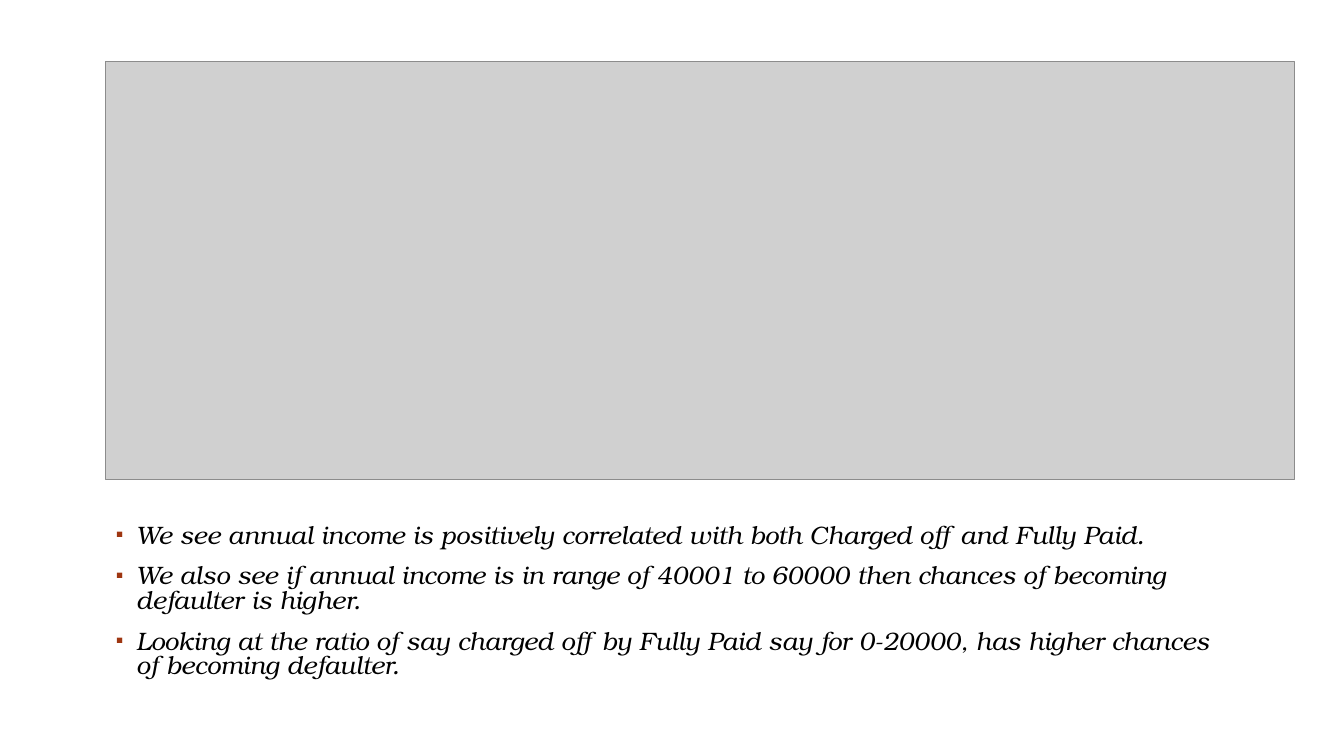
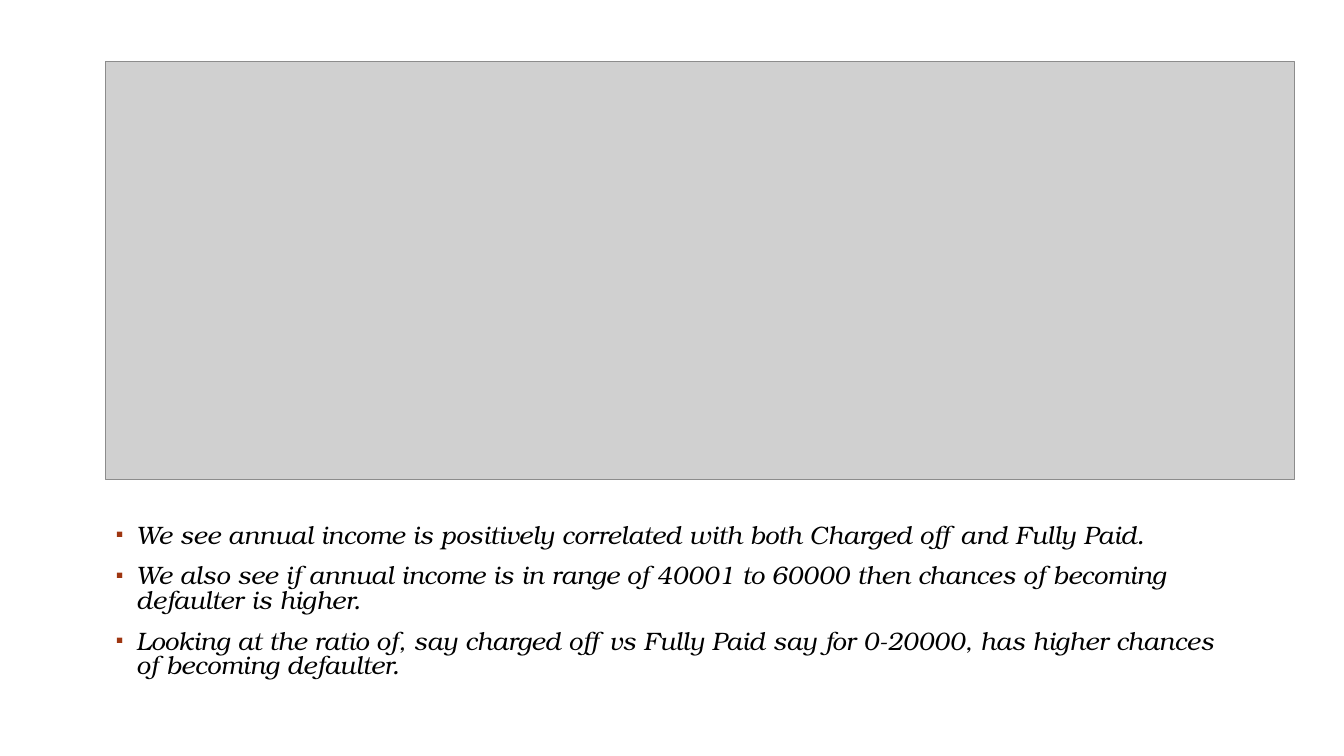
Before and after one commit to rahul2july/lendingclubcasestudy, a slide deck: slide 11 of lendingclubcasestudy.pptx. Drawn at 1344x756 pixels with LibreOffice and Linux fonts; fonts in the diff are those of the drawing; grey boxes stand for pictures; background and template pictures are left out. Boxes give left, top, right and bottom in pixels: in the first picture for what was removed or moved away, otherwise in the second. Text is boxed around its words. In the diff, an @@ line names an element or a change of style, - is before the commit and + after.

```diff
--- a/lendingclubcasestudy.pptx
+++ b/lendingclubcasestudy.pptx
@@ text at (136, 631, 1214, 680): text changed @@
-▪ Looking at the ratio of say charged off by Fully Paid say for 0-20000, has higher chances of becoming defaulter.
+▪ Looking at the ratio of, say charged off vs Fully Paid say for 0-20000, has higher chances of becoming defaulter.
```
Also in this commit, not shown: 9 other slides changed, 1 other file.
